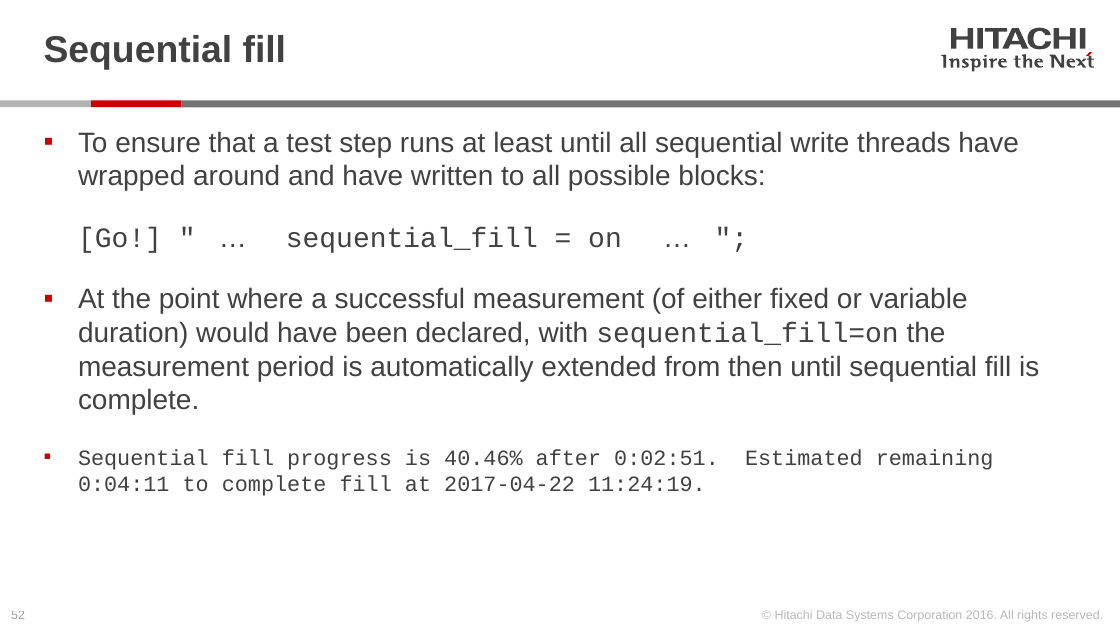
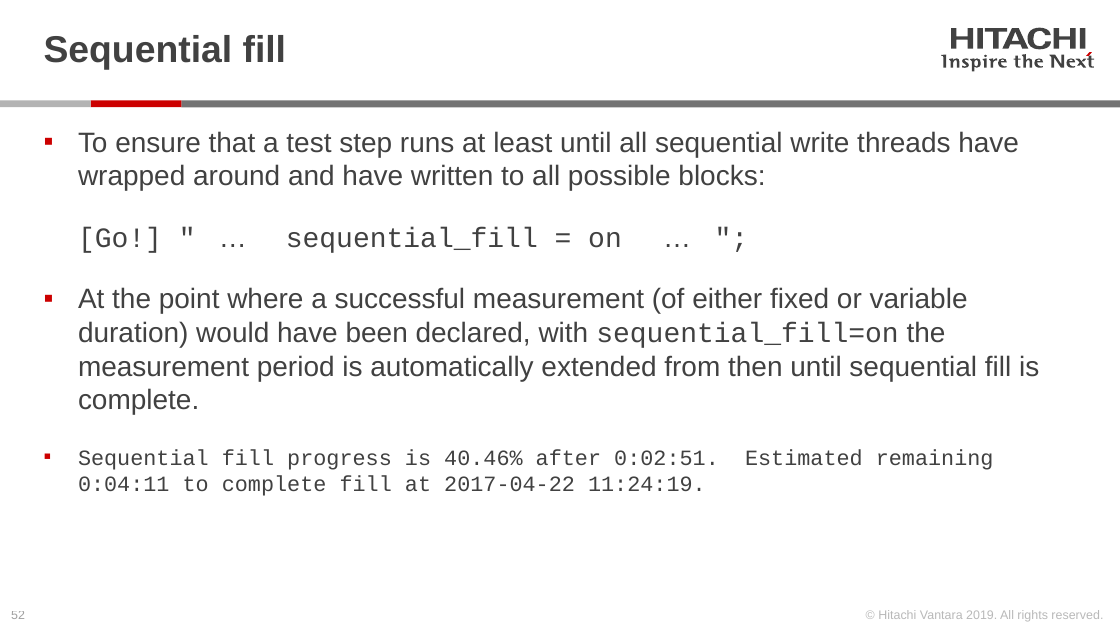
Before and after one commit to Hitachi-Data-Systems/ivy, a slide deck: slide 52 of doc/Programming the ivy engine.pptx. Drawn at 1120x630 pixels with LibreOffice and Linux fonts; fonts in the diff are those of the drawing. Boxes give left, top, right and bottom in pixels: in the first picture for what was removed or moved away, otherwise in the second. Text is boxed around its words. In the diff, an @@ line names an element or a change of style, - is before the commit and + after.

```diff
--- a/doc/Programming the ivy engine.pptx
+++ b/doc/Programming the ivy engine.pptx
@@ text at (x1=878, y1=610, x2=1103, y2=621): text changed @@
-© Hitachi Data Systems Corporation 2016. All rights reserved.
+© Hitachi Vantara 2019. All rights reserved.
```
Also in this commit, not shown: 96 other slides changed, 7 other files.
